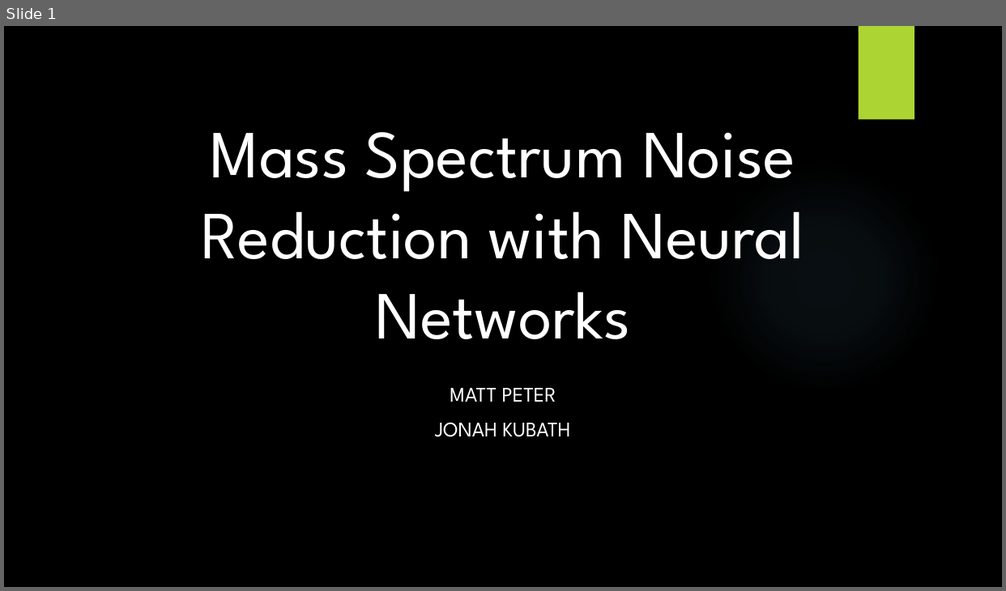
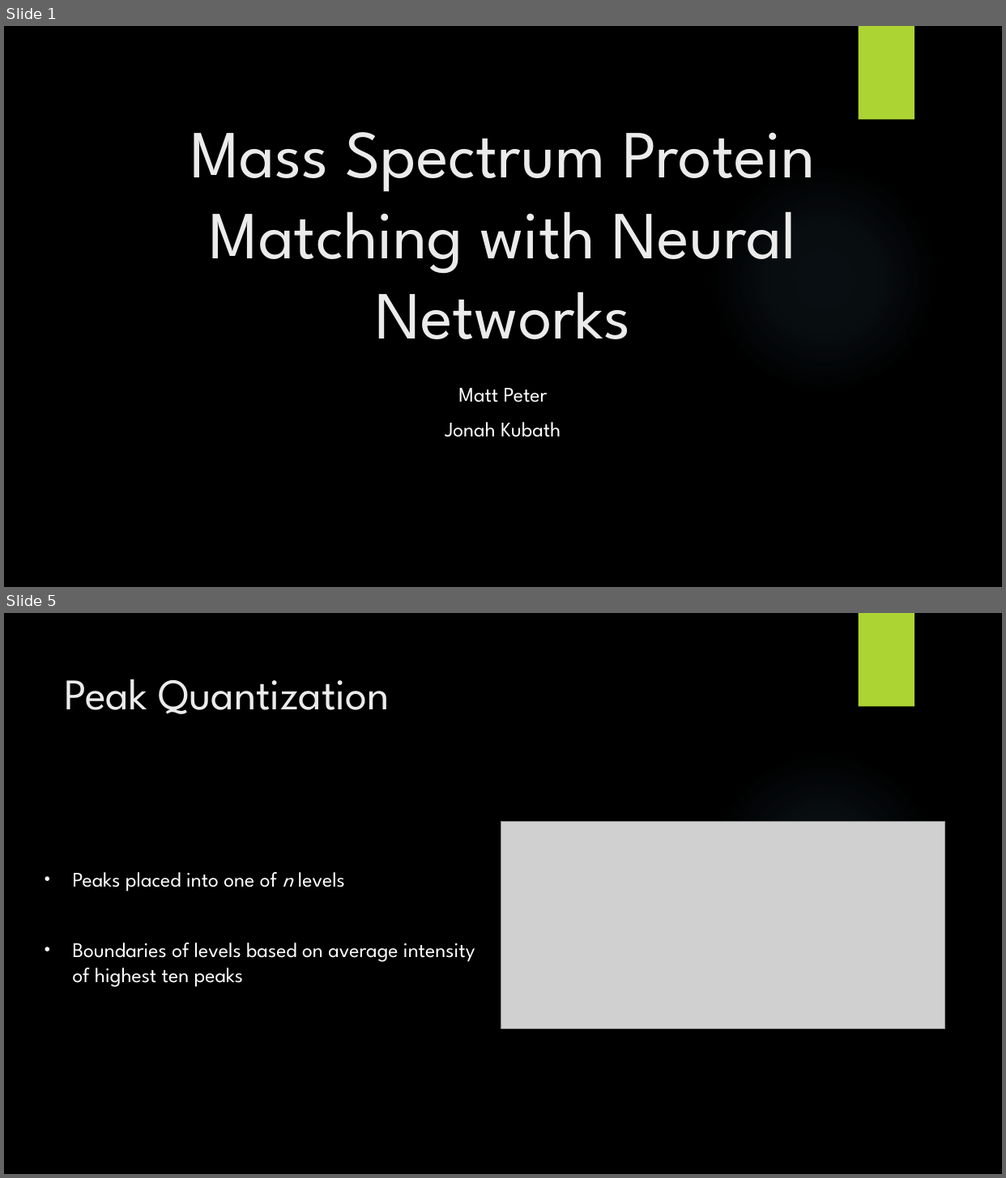
Before and after one commit to jkubath/MS2-Noise-Reduction, a slide deck: Group8.pptx. Shown one above the other, each under a label of ours: slide 1 before the commit, slides 1 and 5 after it; the slides between them are not shown. The pictures are 1006x591 and 1006x1178 pixels, drawn with LibreOffice and Linux fonts; fonts in the diff are those of the drawing; grey boxes stand for pictures; background and template pictures are left out. Boxes give left, top, right and bottom in pixels: in the first picture for what was removed or moved away, otherwise in the second. Text is boxed around its words. In the diff, an @@ line names an element or a change of style, - is before the commit and + after.

```diff
--- a/Group8.pptx
+++ b/Group8.pptx
@@ slide 5 added at (x1=4, y1=613, x2=1002, y2=1174), background picture (left out); not listed: 1 template element that a slide beside it also shows @@
@@ rectangle added at (x1=859, y1=613, x2=914, y2=707), fill #ACD433 @@
@@ title added at (x1=65, y1=679, x2=390, y2=714), 42 pt, text #EBEBEB @@
+Peak Quantization
@@ picture added at (x1=501, y1=822, x2=945, y2=1029) @@
@@ subtitle added at (x1=73, y1=872, x2=475, y2=987), 20 pt, text #FFFFFF @@
+• Peaks placed into one of n levels
+• Boundaries of levels based on average intensity of highest ten peaks
@@ slide 1 changed as well @@
@@ title at (x1=190, y1=132, x2=815, y2=339): text changed; text colour #FFFFFF to #EBEBEB @@
-Mass Spectrum Noise Reduction with Neural Networks
+Mass Spectrum Protein Matching with Neural Networks
@@ subtitle at (x1=445, y1=388, x2=560, y2=437): text changed @@
-MATT PETER
-JONAH KUBATH
+Matt Peter
+Jonah Kubath
```
Also in this commit, not shown: 8 other slides added.
